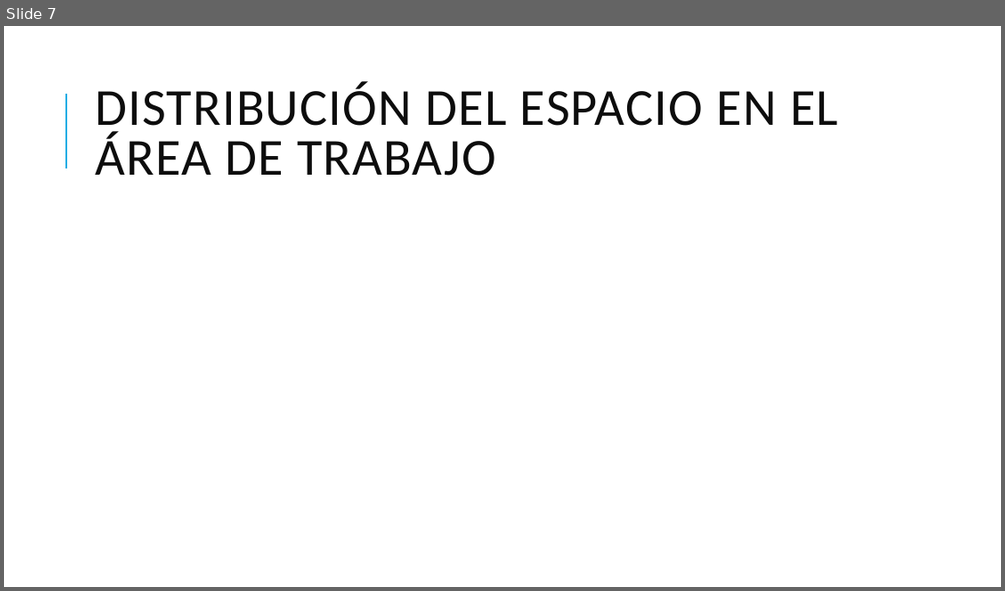
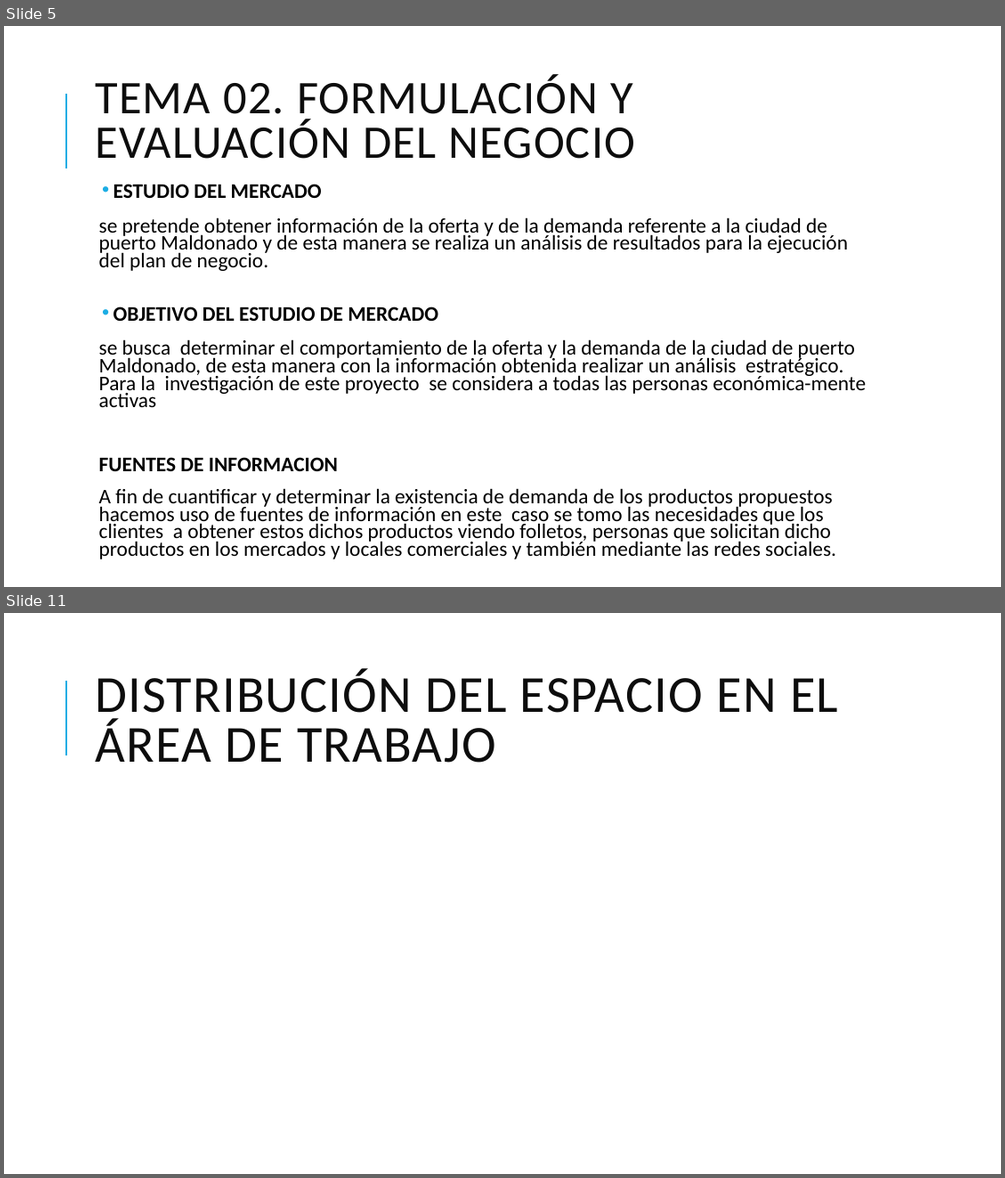
Before and after one commit to alexscito/administracion_de_empresas, a slide deck: Plan de negocios.pptx. Shown one above the other, each under a label of ours: slide 7 before the commit, slides 5 and 11 after it; the slides between them are not shown. The pictures are 1005x591 and 1005x1178 pixels, drawn with LibreOffice and Linux fonts; fonts in the diff are those of the drawing. Boxes give left, top, right and bottom in pixels: in the first picture for what was removed or moved away, otherwise in the second. Text is boxed around its words. In the diff, an @@ line names an element or a change of style, - is before the commit and + after.

```diff
--- a/Plan de negocios.pptx
+++ b/Plan de negocios.pptx
@@ slide 5 added at (4,26,1001,587), background #FFFFFF; not listed: 1 template element that a slide beside it also shows @@
@@ title added at (95,74,635,159), 45 pt, text #0D0D0D @@
+TEMA 02. FORMULACIÓN Y EVALUACIÓN DEL NEGOCIO
@@ text added at (99,184,866,559), 20 pt, text #000000 @@
+  • ESTUDIO DEL MERCADO
+  se pretende obtener información de la oferta y de la demanda referente a la ciudad de puerto Maldonado y de esta manera se realiza un análisis de resultados para la ejecución del plan de negocio.
+  • OBJETIVO DEL ESTUDIO DE MERCADO
+  se busca determinar el comportamiento de la oferta y la demanda de la ciudad de puerto Maldonado, de esta manera con la información obtenida realizar un análisis estratégico. Para la investigación de este proyecto se considera a todas las personas económica-mente activas
+  FUENTES DE INFORMACION
+  A fin de cuantificar y determinar la existencia de demanda de los productos propuestos hacemos uso de fuentes de información en este caso se tomo las necesidades que los clientes a obtener estos dichos productos viendo folletos, personas que solicitan dicho productos en los mercados y locales comerciales y también mediante las redes sociales.
@@ what was slide 7 is now slide 11 @@
```
Also in this commit, not shown: 6 slides changed, 3 other slides added, 2 other files.
